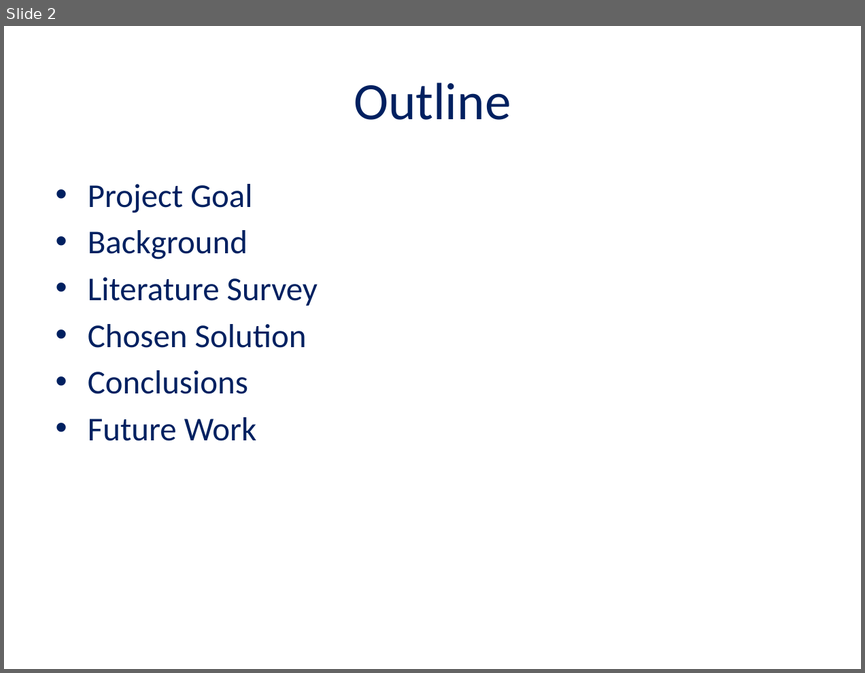
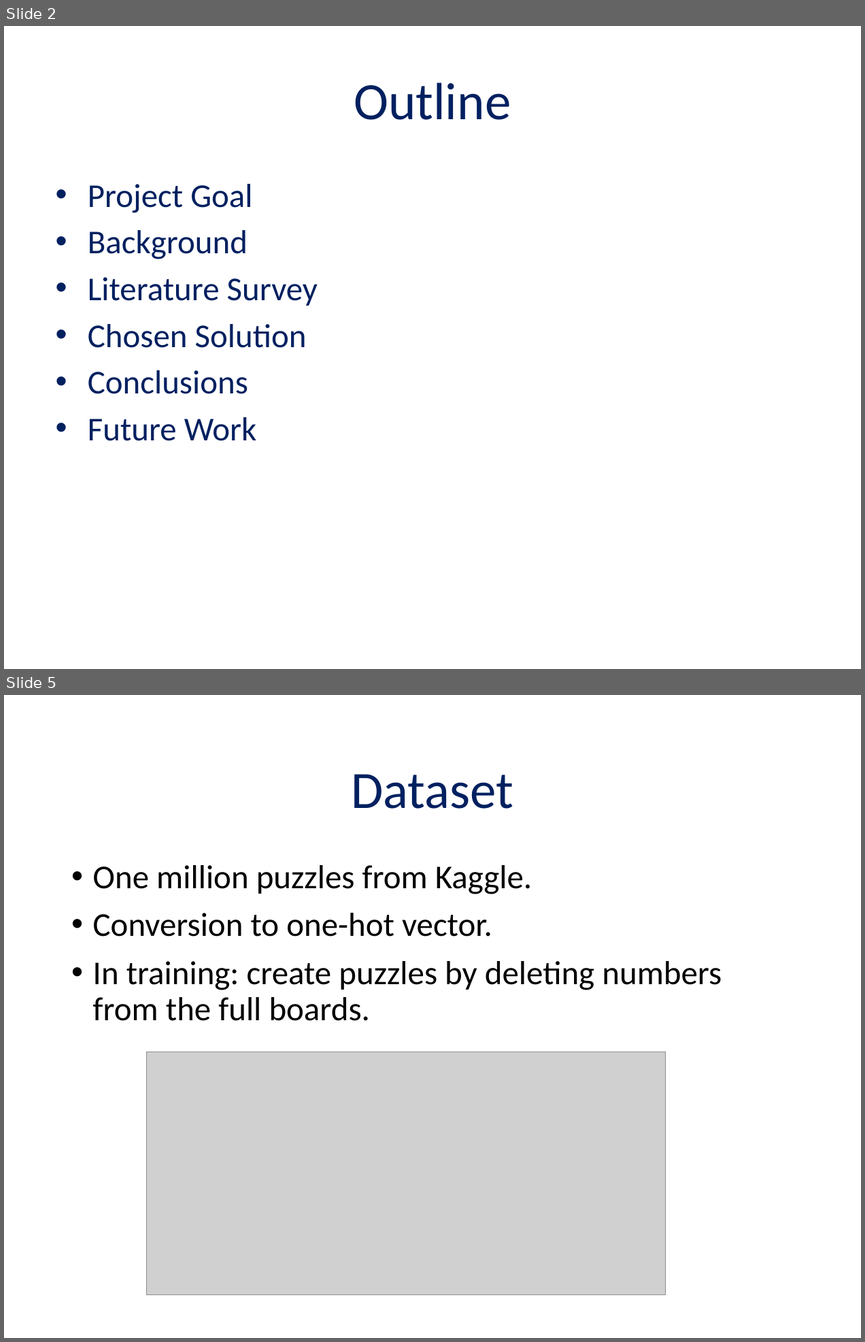
Before and after one commit to chendudai/Sudoku, a slide deck: Presentation/final_presentation.pptx. Shown one above the other, each under a label of ours: slide 2 before the commit, slides 2 and 5 after it; the slides between them are not shown. The pictures are 865x673 and 865x1342 pixels, drawn with LibreOffice and Linux fonts; fonts in the diff are those of the drawing; grey boxes stand for pictures. Boxes give left, top, right and bottom in pixels: in the first picture for what was removed or moved away, otherwise in the second. Text is boxed around its words. In the diff, an @@ line names an element or a change of style, - is before the commit and + after.

```diff
--- a/Presentation/final_presentation.pptx
+++ b/Presentation/final_presentation.pptx
@@ slide 5 added at <box>4,695,861,1338</box>, background #FFFFFF @@
@@ title added at <box>351,774,513,809</box>, 44 pt, text #002060 @@
+Dataset
@@ text added at <box>93,865,721,1021</box>, 28 pt, text #000000 @@
+• One million puzzles from Kaggle.
+• Conversion to one-hot vector.
+• In training: create puzzles by deleting numbers from the full boards.
@@ picture added at <box>146,1051,666,1294</box> @@
```
Also in this commit, not shown: 2 slides changed, 1 other slide added, 2 slides removed.
